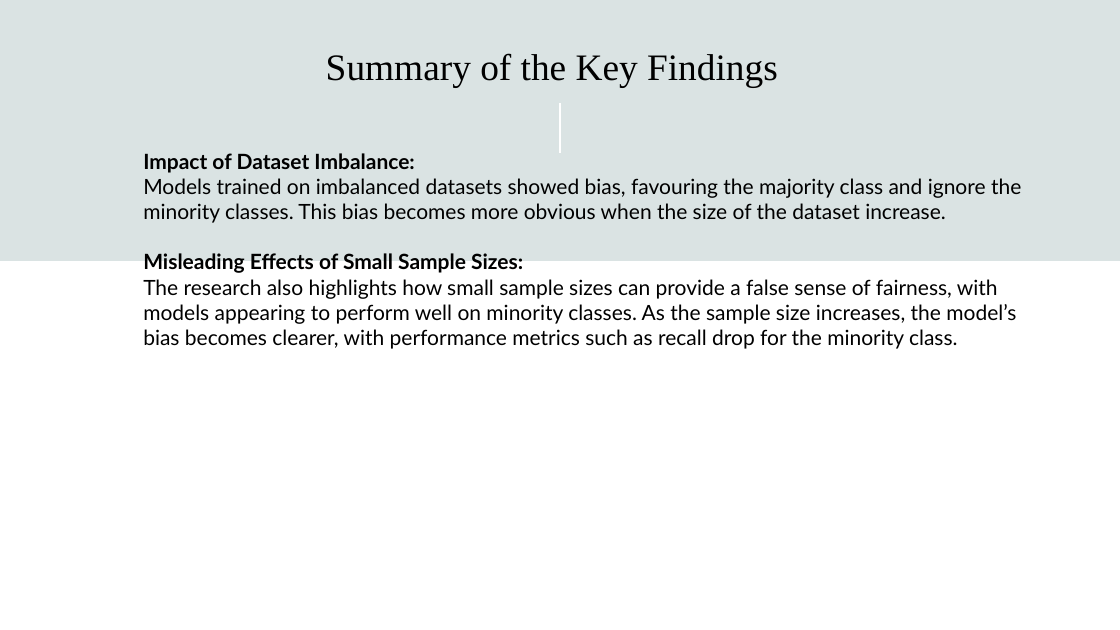
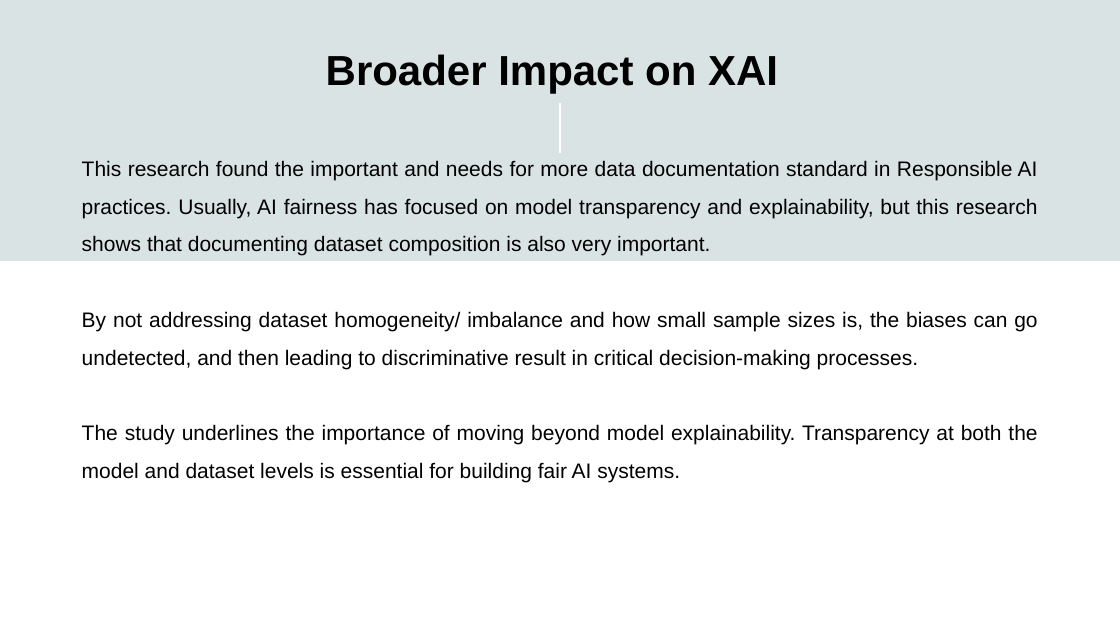
Before and after one commit to hennypurwadi/Imbalanced-or-Balanced-Dataset-Composition, a slide deck: slide 26 of 202370140_XAI_Presentation_1.pptx. Drawn at 1120x630 pixels with LibreOffice and Linux fonts; fonts in the diff are those of the drawing. Boxes give left, top, right and bottom in pixels: in the first picture for what was removed or moved away, otherwise in the second. Text is boxed around its words. In the diff, an @@ line names an element or a change of style, - is before the commit and + after.

```diff
--- a/202370140_XAI_Presentation_1.pptx
+++ b/202370140_XAI_Presentation_1.pptx
@@ title at box(326, 54, 778, 93): text changed; size 32 to 36 pt; font Times New Roman to Arial; bold on @@
-Summary of the Key Findings
+Broader Impact on XAI
@@ text at box(82, 160, 1038, 483): text changed; font Lato to Arial @@
-Impact of Dataset Imbalance:
-Models trained on imbalanced datasets showed bias, favouring the majority class and ignore the minority classes. This bias becomes more obvious when the size of the dataset increase.
-Misleading Effects of Small Sample Sizes:
-The research also highlights how small sample sizes can provide a false sense of fairness, with models appearing to perform well on minority classes. As the sample size increases, the model’s bias becomes clearer, with performance metrics such as recall drop for the minority class.
+This research found the important and needs for more data documentation standard in Responsible AI practices. Usually, AI fairness has focused on model transparency and explainability, but this research shows that documenting dataset composition is also very important.
+By not addressing dataset homogeneity/ imbalance and how small sample sizes is, the biases can go undetected, and then leading to discriminative result in critical decision-making processes.
+The study underlines the importance of moving beyond model explainability. Transparency at both the model and dataset levels is essential for building fair AI systems.
```
Also in this commit, not shown: 4 other slides changed, 1 other file.
